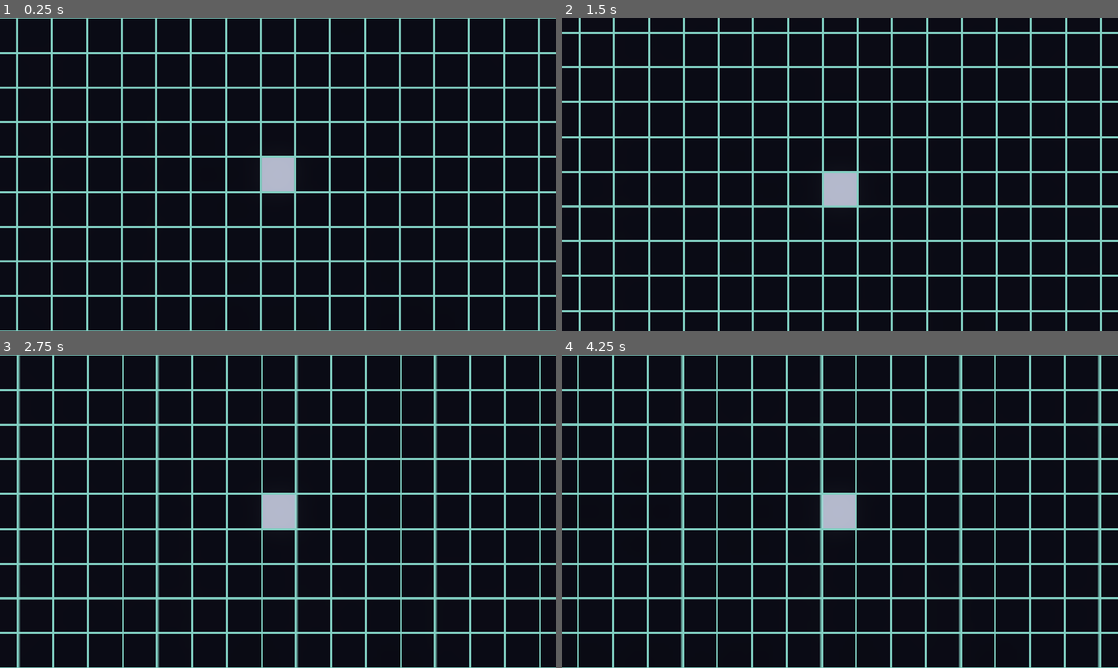
Above: before the commit, frames 1-4 (two rows, left to right).
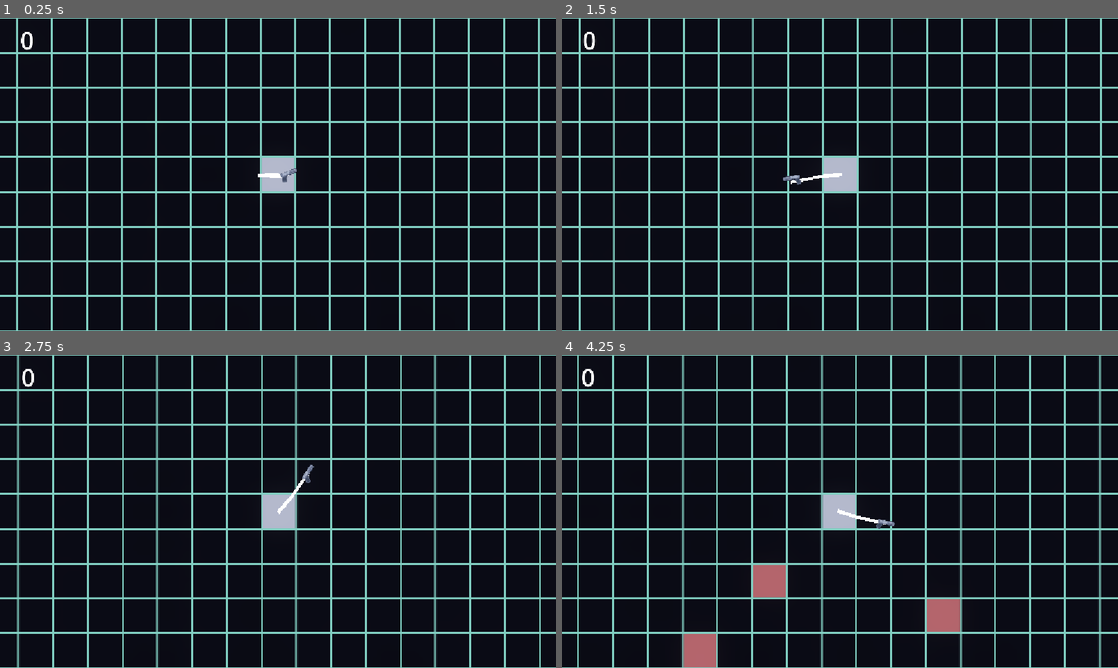
Above: after the commit, the same moments.

Repository: Bolb2019/Embers
Game: Godot game, scene res://Level/Main.tscn
Two runs of this game, one before a commit and one after it. Both use one fixed random seed, a clock stepped at 60 frames per second and the inputs below.
Inputs (mouse positions are in pixels of both pictures, inside the frame that each line leads up to):
- Up to frame 1 (0.25 s): no input
- Up to frame 2 (1.5 s): tap Enter at 0.5 s; move the mouse to (962, 158) at 0.52 s; hold D (Right) 0.53-1.28 s; click (962, 158) at 0.6 s; move the mouse to (728, 190) at 1.27 s; hold S (Down) from 1.28 s (still down); click (728, 190) at 1.35 s
- Up to frame 3 (2.75 s): move the mouse to (333, 442) at 2.02 s; release S (Down) at 2.03 s; hold D (Right) from 2.03 s (still down); tap Alt at 2.1 s; click (333, 442) at 2.3 s
- Up to frame 4 (4.25 s): move the mouse to (812, 574) at 2.77 s; release D (Right) at 2.78 s; hold W (Up) 2.78-3.53 s; tap Shift at 2.85 s; click (812, 574) at 3.05 s; move the mouse to (1006, 558) at 3.52 s; hold A (Left) from 3.53 s (still down); click (1006, 558) at 3.6 s

The runs differ from the first frame. In frame 1, 0.2% of the frame differs, in the area x 3-54%, y 4-53%; in frame 2, 13%, in the area x 0-100%, y 0-100%; in frame 3, 2.7%; in frame 4, 4.7%.

Commit message:
Mrow, fixed up movment, added moving on beat and a score :3

Diff:
--- a/Enemys/Base_enemy.tscn
+++ /dev/null
@@ -1,41 +0,0 @@
-[gd_scene load_steps=4 format=3 uid="uid://yfnwpgad86hg"]
-
-[sub_resource type="GDScript" id="GDScript_wjttk"]
-script/source = "extends CharacterBody2D
-
-const SPEED = 20000.0
-
-@export var Goal: Node = null
-
-# Called when the node enters the scene tree for the first time.
-func _ready() -> void:
-	$NavigationAgent2D.target_position = Goal.global_position
-
-
-# Called every frame. 'delta' is the elapsed time since the previous frame.
-func _process(delta: float) -> void:
-	if !$NavigationAgent2D.is_target_reached():
-		var nav_point_direction = to_local($NavigationAgent2D.get_next_path_position()).normalized()
-		velocity = nav_point_direction * SPEED * delta
-		move_and_slide()
-	$NavigationAgent2D.target_position = Goal.global_position
-"
-
-[sub_resource type="CircleShape2D" id="CircleShape2D_rthsq"]
-radius = 67.00746
-
-[sub_resource type="CanvasTexture" id="CanvasTexture_5vikf"]
-
-[node name="CharacterBody2D" type="CharacterBody2D"]
-script = SubResource("GDScript_wjttk")
-
-[node name="CollisionShape2D" type="CollisionShape2D" parent="."]
-shape = SubResource("CircleShape2D_rthsq")
-
-[node name="Sprite2D" type="Sprite2D" parent="."]
-scale = Vector2(116, 122)
-texture = SubResource("CanvasTexture_5vikf")
-
-[node name="NavigationAgent2D" type="NavigationAgent2D" parent="."]
-path_desired_distance = 3.0
-target_desired_distance = 3.0
--- /dev/null
+++ b/Enemys/Enemy.gd
@@ -0,0 +1,98 @@
+extends CharacterBody2D
+
+const MAX_SPEED = 550.0
+const ACCELERATION = 2000.0
+const FRICTION = 1800.0
+const MOVE_DISTANCE = 144.0
+const MOVE_DURATION = 0.05
+const GRID_SIZE = 144.0
+var MOVE_DELAY = (float(60) / float(GlobalBpm.bpm)) * 2
+
+var current_direction := Vector2.ZERO
+var is_moving := false
+var time = 0
+var wait_time = 0
+var target_position_grid: Vector2 = Vector2.ZERO
+
+func _ready() -> void:
+	global_position = snap_to_grid(global_position)
+
+func _physics_process(delta: float) -> void:
+	time += delta
+	if is_moving:
+		return
+
+	var direction := Vector2.ZERO
+	if abs($"../../Player".global_position.y - self.global_position.y) > abs($"../../Player".global_position.x - self.global_position.x):
+		if ($"../../Player".global_position.y-144 > self.global_position.y):
+			direction = Vector2(0, 1)
+		elif ($"../../Player".global_position.y+144 < self.global_position.y):
+			direction = Vector2(0, -1)
+	else:
+		if ($"../../Player".global_position.x-144 > self.global_position.x):
+			direction = Vector2(1, 0)
+		elif ($"../../Player".global_position.x+144 < self.global_position.x):
+			direction = Vector2(-1, 0)
+
+
+	if direction != Vector2.ZERO and time > wait_time:
+		var target_grid_pos = snap_to_grid(global_position + direction * MOVE_DISTANCE)
+		if is_square_empty(target_grid_pos):
+			target_position_grid = target_grid_pos
+			wait_time = time + MOVE_DELAY
+			_move_in_direction(direction)
+
+	move_and_slide()
+
+func _move_in_direction(direction: Vector2) -> void:
+	is_moving = true
+	var target_position = position + direction * MOVE_DISTANCE
+
+	var stretch_scale: Vector2
+	if direction.x != 0:
+		stretch_scale = Vector2(1.3, 0.7)
+	else:
+		stretch_scale = Vector2(0.7, 1.3)
+
+	var tween = create_tween()
+	tween.set_parallel(true)
+
+	tween.tween_property(self, "position", target_position, MOVE_DURATION)\
+		.set_trans(Tween.TRANS_SINE).set_ease(Tween.EASE_IN_OUT)
+
+	tween.tween_property($Sprite2D, "scale", stretch_scale, MOVE_DURATION * 0.4)\
+		.set_trans(Tween.TRANS_SINE).set_ease(Tween.EASE_OUT)
+	tween.chain().tween_property($Sprite2D, "scale", Vector2.ONE, MOVE_DURATION * 0.6)\
+		.set_trans(Tween.TRANS_SINE).set_ease(Tween.EASE_IN_OUT)
+
+	tween.set_parallel(false)
+	tween.chain().tween_callback(func():
+		target_position_grid = Vector2.ZERO
+		is_moving = false
+	)
+
+func snap_to_grid(pos: Vector2) -> Vector2:
+	"""Round position to nearest grid square"""
+	return Vector2(
+		round(pos.x / GRID_SIZE) * GRID_SIZE,
+		round(pos.y / GRID_SIZE) * GRID_SIZE
+	)
+
+func is_square_empty(grid_pos: Vector2) -> bool:
+	"""Check if a grid square is empty (no player, no enemies, no incoming enemies)"""
+	var spawner = get_parent()
+
+	var player = $"../../Player"
+	if snap_to_grid(player.global_position) == grid_pos:
+		return false
+
+	var enemies = spawner.get_children() if spawner else []
+	for enemy in enemies:
+		if enemy != self and enemy is CharacterBody2D:
+			if snap_to_grid(enemy.global_position) == grid_pos:
+				return false
+			if enemy.has_meta("target_position_grid") or "target_position_grid" in enemy:
+				if enemy.target_position_grid == grid_pos:
+					return false
+
+	return true
--- /dev/null
+++ b/Enemys/Enemy.tscn
@@ -0,0 +1,17 @@
+[gd_scene format=3 uid="uid://cbjlkmqmpbe4e"]
+
+[ext_resource type="Script" uid="uid://dbpfq8ve5xwe7" path="res://Enemys/Enemy.gd" id="1_rj18w"]
+[ext_resource type="Texture2D" uid="uid://dkwl0mjj86nci" path="res://Player/Player.png" id="2_4cb4a"]
+
+[sub_resource type="RectangleShape2D" id="RectangleShape2D_ugyyy"]
+size = Vector2(128, 128)
+
+[node name="CharacterBody2D" type="CharacterBody2D" unique_id=1003824050]
+script = ExtResource("1_rj18w")
+
+[node name="CollisionShape2D" type="CollisionShape2D" parent="." unique_id=1066453831]
+shape = SubResource("RectangleShape2D_ugyyy")
+
+[node name="Sprite2D" type="Sprite2D" parent="." unique_id=902630467]
+modulate = Color(1, 0.53013366, 0.5074483, 1)
+texture = ExtResource("2_4cb4a")
--- /dev/null
+++ b/Enemys/Enemy_spawner.gd
@@ -0,0 +1,34 @@
+extends Node2D
+
+const ENEMY_SPAWN = 50 #High numbers = higher spawns
+const MAX_ENEMIES = 20
+
+var time = 0
+var wait_time = 3
+
+# Called when the node enters the scene tree for the first time.
+func _ready() -> void:
+	pass
+
+# Called every frame. 'delta' is the elapsed time since the previous frame.
+func _process(delta: float) -> void:
+	time += delta
+
+	if time > wait_time:
+		wait_time += 3
+		genEnemies()
+
+func genEnemies():
+	if get_child_count() >= MAX_ENEMIES:
+		return
+
+	var player_pos = $"../Player".global_position
+	for i in range(-9, 10):
+		for j in range(-5, 6):
+			if get_child_count() >= MAX_ENEMIES:
+				return
+
+			if randi() % ENEMY_SPAWN == 0 and (i < -1 or i > 1) and (j < -1 or j > 1):
+				var Enemy = preload("res://Enemys/Enemy.tscn").instantiate()
+				add_child(Enemy)
+				Enemy.global_position = player_pos + Vector2(i * 144, j * 144)  # ✅ offset from player
--- /dev/null
+++ b/Level/Kills.gd
@@ -0,0 +1,11 @@
+extends Label
+
+
+# Called when the node enters the scene tree for the first time.
+func _ready() -> void:
+	pass # Replace with function body.
+
+
+# Called every frame. 'delta' is the elapsed time since the previous frame.
+func _process(delta: float) -> void:
+	self.text = str(GlobalBpm.kills)
--- a/Level/Main.tscn
+++ b/Level/Main.tscn
@@ -1,7 +1,10 @@
-[gd_scene load_steps=4 format=3 uid="uid://1o0v1byb5ygj"]
+[gd_scene format=3 uid="uid://1o0v1byb5ygj"]
 
 [ext_resource type="Script" uid="uid://ygjeg6dpk7v1" path="res://Level/Map_gen.gd" id="1_ij12d"]
+[ext_resource type="Script" uid="uid://b7oehvcopbyy7" path="res://Level/beats.gd" id="1_v4ypu"]
 [ext_resource type="PackedScene" uid="uid://bib5v8sb1nbdt" path="res://Player/Player.tscn" id="2_xq4ua"]
+[ext_resource type="Script" uid="uid://c0mlwvfamp86e" path="res://Enemys/Enemy_spawner.gd" id="3_xq4ua"]
+[ext_resource type="AudioStream" uid="uid://bdwv4ygxh6y1h" path="res://Player/freesound_community-metronome-85688.mp3" id="5_5j4ky"]
 
 [sub_resource type="Environment" id="Environment_ij12d"]
 background_mode = 3
@@ -9,16 +12,22 @@
 glow_intensity = 0.2
 glow_strength = 0.89
 glow_bloom = 0.35
-glow_blend_mode = 1
 
-[node name="Main" type="Node2D"]
+[node name="Main" type="Node2D" unique_id=531185848]
+script = ExtResource("1_v4ypu")
 
-[node name="WorldEnvironment" type="WorldEnvironment" parent="."]
+[node name="WorldEnvironment" type="WorldEnvironment" parent="." unique_id=1793775648]
 environment = SubResource("Environment_ij12d")
 
-[node name="Node2D" type="Node2D" parent="."]
+[node name="Map" type="Node2D" parent="." unique_id=601255760]
 script = ExtResource("1_ij12d")
 
-[node name="Player" parent="." instance=ExtResource("2_xq4ua")]
+[node name="Player" parent="." unique_id=1565090481 instance=ExtResource("2_xq4ua")]
 
-[connection signal="property_list_changed" from="Player" to="Node2D" method="_on_player_property_list_changed"]
+[node name="Enemies" type="Node2D" parent="." unique_id=1977717772]
+script = ExtResource("3_xq4ua")
+
+[node name="FreesoundCommunityMetronome85688" type="AudioStreamPlayer" parent="." unique_id=1735841328]
+stream = ExtResource("5_5j4ky")
+
+[connection signal="property_list_changed" from="Player" to="Map" method="_on_player_property_list_changed"]
--- a/Level/Map_gen.gd
+++ b/Level/Map_gen.gd
@@ -4,19 +4,18 @@
 func _ready() -> void:
 	genMap()
 
-# Called every frame. 'delta' is the elapsed time since the previous frame.
-func _process(delta: float) -> void:
-	pass
+func _on_player_property_list_changed() -> void:
+	genMap()
 
 func genMap():
+	# Remove all old tiles
+	for child in get_children():
+		child.queue_free()
+
 	position = $"../Player".position
 	for i in range(-9, 10):
 		for j in range(-5, 6):
 			var Tile = Sprite2D.new()
+			Tile.position = Vector2(i*144, j*144)
 			Tile.texture = preload("res://Level/Tile.png")
-			Tile.position = Vector2(i*144, j*144)
 			add_child(Tile)
-
-
-func _on_player_property_list_changed() -> void:
-	genMap()
--- /dev/null
+++ b/Level/beats.gd
@@ -0,0 +1,31 @@
+extends Node2D
+
+var time = 0
+var last_beat_time = 0
+var beat = (float(60) / float(GlobalBpm.bpm))
+var on_beat = false
+
+func _ready() -> void:
+	pass
+
+func _process(delta: float) -> void:
+	time += delta
+	GlobalBpm.on_beat = bpm_tracker(time)
+
+func bpm_tracker(time):
+	var time_since_beat = fmod(time - last_beat_time, beat)
+
+	if time >= last_beat_time + beat:
+		last_beat_time += beat
+
+	if time_since_beat < 0.3 :
+		if not on_beat:
+			$FreesoundCommunityMetronome85688.play()
+			on_beat = true
+			print("onnnnn")
+	else:
+		if on_beat:
+			on_beat = false
+			print("off")
+
+	return on_beat
--- a/Player/Controls.gd
+++ b/Player/Controls.gd
@@ -4,13 +4,15 @@
 const ACCELERATION = 2000.0
 const FRICTION = 1800.0
 const MOVE_DISTANCE = 144.0
-const MOVE_DURATION = 0.05  # seconds to complete the movement
+const MOVE_DURATION = 0.05
+const GRID_SIZE = 144.0
 
 var current_direction := Vector2.ZERO
 var is_moving := false
 
 func _physics_process(delta: float) -> void:
-	if is_moving:
+
+	if is_moving or !GlobalBpm.on_beat:
 		return
 
 	var direction := Vector2.ZERO
@@ -29,7 +31,9 @@
 		direction = Vector2(-1, 0)
 
 	if direction != Vector2.ZERO:
-		_move_in_direction(direction)
+		var target_grid_pos = snap_to_grid(global_position + direction * MOVE_DISTANCE)
+		if is_square_empty(target_grid_pos):
+			_move_in_direction(direction)
 
 	move_and_slide()
 
@@ -37,25 +41,37 @@
 	is_moving = true
 	var target_position = position + direction * MOVE_DISTANCE
 
-	# Determine stretch axis: stretch along movement, squash perpendicular
 	var stretch_scale: Vector2
 	if direction.x != 0:
-		stretch_scale = Vector2(1.3, 0.7)  # moving horizontally
+		stretch_scale = Vector2(1.3, 0.7)
 	else:
-		stretch_scale = Vector2(0.7, 1.3)  # moving vertically
+		stretch_scale = Vector2(0.7, 1.3)
 
 	var tween = create_tween()
 	tween.set_parallel(true)
 
-	# Move to target
 	tween.tween_property(self, "position", target_position, MOVE_DURATION)\
 		.set_trans(Tween.TRANS_SINE).set_ease(Tween.EASE_IN_OUT)
 
-	# Stretch at start, then return to normal
-	tween.tween_property(self, "scale", stretch_scale, MOVE_DURATION * 0.4)\
+	tween.tween_property($Sprite2D, "scale", stretch_scale, MOVE_DURATION * 0.4)\
 		.set_trans(Tween.TRANS_SINE).set_ease(Tween.EASE_OUT)
-	tween.chain().tween_property(self, "scale", Vector2.ONE, MOVE_DURATION * 0.6)\
+	tween.chain().tween_property($Sprite2D, "scale", Vector2.ONE, MOVE_DURATION * 0.6)\
 		.set_trans(Tween.TRANS_SINE).set_ease(Tween.EASE_IN_OUT)
 
 	tween.set_parallel(false)
 	tween.chain().tween_callback(func(): is_moving = false)
+
+func snap_to_grid(pos: Vector2) -> Vector2:
+	return Vector2(
+		round(pos.x / GRID_SIZE) * GRID_SIZE,
+		round(pos.y / GRID_SIZE) * GRID_SIZE
+	)
+
+func is_square_empty(grid_pos: Vector2) -> bool:
+	var enemy_spawner = $"../Enemies"
+	if enemy_spawner:
+		for enemy in enemy_spawner.get_children():
+			if snap_to_grid(enemy.global_position) == grid_pos:
+				return false
+
+	return true
--- /dev/null
+++ b/Player/Global_bpm.gd
@@ -0,0 +1,5 @@
+extends Node
+
+var bpm = 120
+var on_beat = false
+var kills = 0
--- a/Player/Gun/Gun.tscn
+++ b/Player/Gun/Gun.tscn
@@ -1,18 +1,49 @@
-[gd_scene load_steps=3 format=3 uid="uid://mfhmpgv1dyjw"]
+[gd_scene load_steps=4 format=3 uid="uid://mfhmpgv1dyjw"]
 
 [ext_resource type="Texture2D" uid="uid://dnfbu11ehjqc5" path="res://Player/Gun/Gun_temp.png" id="1_spd67"]
 [ext_resource type="Script" uid="uid://c7j5im3ic5ovy" path="res://Player/Gun/Shoot.gd" id="2_823yh"]
 
+[sub_resource type="ParticleProcessMaterial" id="ParticleProcessMaterial_spd67"]
+particle_flag_disable_z = true
+angle_min = 1.0728835e-05
+angle_max = 1.0728835e-05
+spread = 33.888
+initial_velocity_max = 17.64
+angular_velocity_min = -1.6093254e-05
+angular_velocity_max = -1.6093254e-05
+gravity = Vector3(0, 0, 0)
+linear_accel_min = 59.999996
+linear_accel_max = 77.649994
+scale_max = 15.0
+scale_over_velocity_min = 476.47
+scale_over_velocity_max = 1000.0
+hue_variation_min = 0.14999998
+hue_variation_max = 0.37999997
+
 [node name="Gun" type="Node2D"]
 
 [node name="Sprite2D" type="Sprite2D" parent="."]
-position = Vector2(8, -1.0000001)
+position = Vector2(4, 0)
 scale = Vector2(0.32969108, 0.32969108)
 texture = ExtResource("1_spd67")
 
 [node name="RayCast2D" type="RayCast2D" parent="."]
-position = Vector2(0, -5)
+position = Vector2(-0.042762756, 0)
 rotation = -1.5707964
 target_position = Vector2(0, 500)
 collide_with_areas = true
 script = ExtResource("2_823yh")
+
+[node name="GPUParticles2D" type="GPUParticles2D" parent="."]
+position = Vector2(20.957237, 0)
+emitting = false
+amount = 30
+lifetime = 1.5
+one_shot = true
+speed_scale = 20.14
+explosiveness = 1.0
+randomness = 0.27
+trail_enabled = true
+trail_sections = 6
+trail_section_subdivisions = 3
+process_material = SubResource("ParticleProcessMaterial_spd67")
--- a/Player/Gun/Shoot.gd
+++ b/Player/Gun/Shoot.gd
@@ -4,14 +4,14 @@
 # Called when the node enters the scene tree for the first time.
 func _ready() -> void:
 	collide_with_areas = true
-
+	collide_with_bodies = true
+	self.enabled = true
 
 # Called every frame. 'delta' is the elapsed time since the previous frame.
 func _process(delta: float) -> void:
-	self.enabled = false
-
 	if Input.is_action_just_pressed("Lmb"):
-		self.enabled = true
-		print("blam")
-		if is_colliding():
-			print("boom")
+		$"../GPUParticles2D".emitting = true
+		if self.is_colliding():
+			var body = self.get_collider()
+			body.queue_free()
+			GlobalBpm.kills += 1;
--- a/Player/Player.tscn
+++ b/Player/Player.tscn
@@ -1,21 +1,38 @@
-[gd_scene load_steps=4 format=3 uid="uid://bib5v8sb1nbdt"]
+[gd_scene format=3 uid="uid://bib5v8sb1nbdt"]
 
 [ext_resource type="Script" uid="uid://ddqeth42fbyss" path="res://Player/Controls.gd" id="1_q3lat"]
 [ext_resource type="Texture2D" uid="uid://dkwl0mjj86nci" path="res://Player/Player.png" id="2_q3lat"]
+[ext_resource type="PackedScene" uid="uid://cc1c1nk1jscua" path="res://Player/Arm_ik/Arm.tscn" id="3_tok1r"]
+[ext_resource type="Script" uid="uid://dshksrqj8iqvj" path="res://Level/Kills.gd" id="4_ddoul"]
 
 [sub_resource type="RectangleShape2D" id="RectangleShape2D_ddoul"]
 size = Vector2(128, 128)
 
-[node name="Player" type="CharacterBody2D"]
+[sub_resource type="LabelSettings" id="LabelSettings_8g4oa"]
+font_size = 100
+
+[node name="Player" type="CharacterBody2D" unique_id=1057330874]
 script = ExtResource("1_q3lat")
 
-[node name="CollisionShape2D" type="CollisionShape2D" parent="."]
+[node name="CollisionShape2D" type="CollisionShape2D" parent="." unique_id=1646967035]
 shape = SubResource("RectangleShape2D_ddoul")
 
-[node name="Sprite2D" type="Sprite2D" parent="."]
+[node name="Sprite2D" type="Sprite2D" parent="." unique_id=1454731327]
 texture = ExtResource("2_q3lat")
 
-[node name="Camera2D" type="Camera2D" parent="."]
+[node name="Camera2D" type="Camera2D" parent="." unique_id=930824433]
 zoom = Vector2(0.5, 0.5)
 position_smoothing_enabled = true
 rotation_smoothing_enabled = true
+
+[node name="Label" type="Label" parent="Camera2D" unique_id=1065989698]
+offset_left = -1068.0
+offset_top = -625.0
+offset_right = -896.0
+offset_bottom = -488.0
+text = "000"
+label_settings = SubResource("LabelSettings_8g4oa")
+script = ExtResource("4_ddoul")
+
+[node name="Node2D" parent="." unique_id=636279834 instance=ExtResource("3_tok1r")]
+scale = Vector2(1.5, 1.5)
--- a/project.godot
+++ b/project.godot
@@ -8,12 +8,20 @@
 
 config_version=5
 
+[animation]
+
+compatibility/default_parent_skeleton_in_mesh_instance_3d=true
+
 [application]
 
 config/name="Embers"
 run/main_scene="uid://1o0v1byb5ygj"
-config/features=PackedStringArray("4.5", "Forward Plus")
+config/features=PackedStringArray("4.6", "Forward Plus")
 config/icon="res://icon.svg"
+
+[autoload]
+
+GlobalBpm="*uid://8icfa2wlbrfu"
 
 [display]
 
Not shown, added: Enemys/Enemy.gd.uid
Not shown, added: Enemys/Enemy_spawner.gd.uid
Not shown, added: Level/Kills.gd.uid
Not shown, added: Level/beats.gd.uid
Not shown, added: Player/Global_bpm.gd.uid
Not shown, added: Player/freesound_community-metronome-85688.mp3.import
Not shown, added: export_presets.cfg
Not shown, added: Embers.console.exe
Not shown, added: Embers.exe
Not shown, added: Embers.sh
Not shown, added: Embers.x86_64
Not shown, added: Player/freesound_community-metronome-85688.mp3
(and 2 more such lines)
